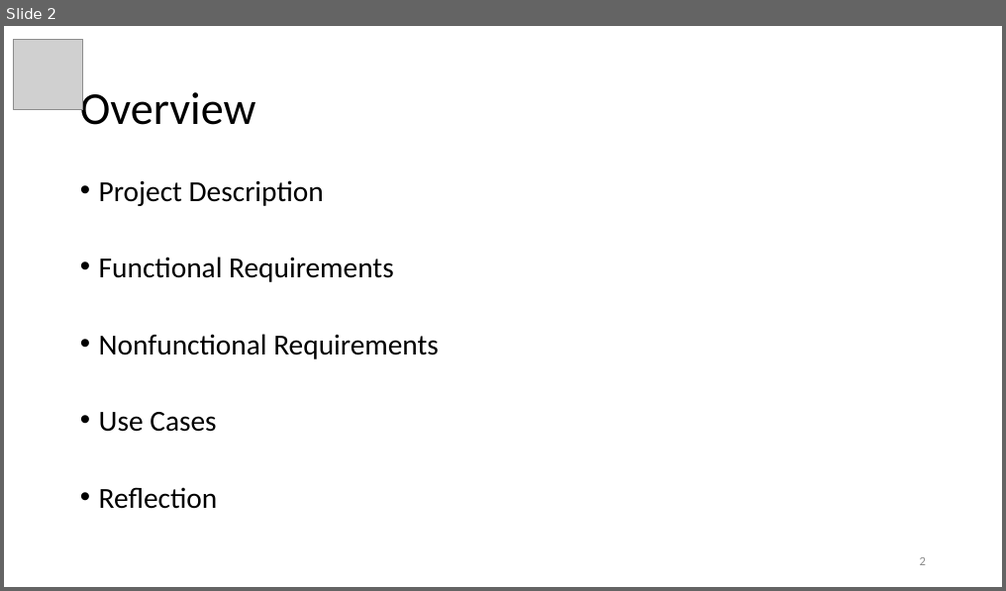
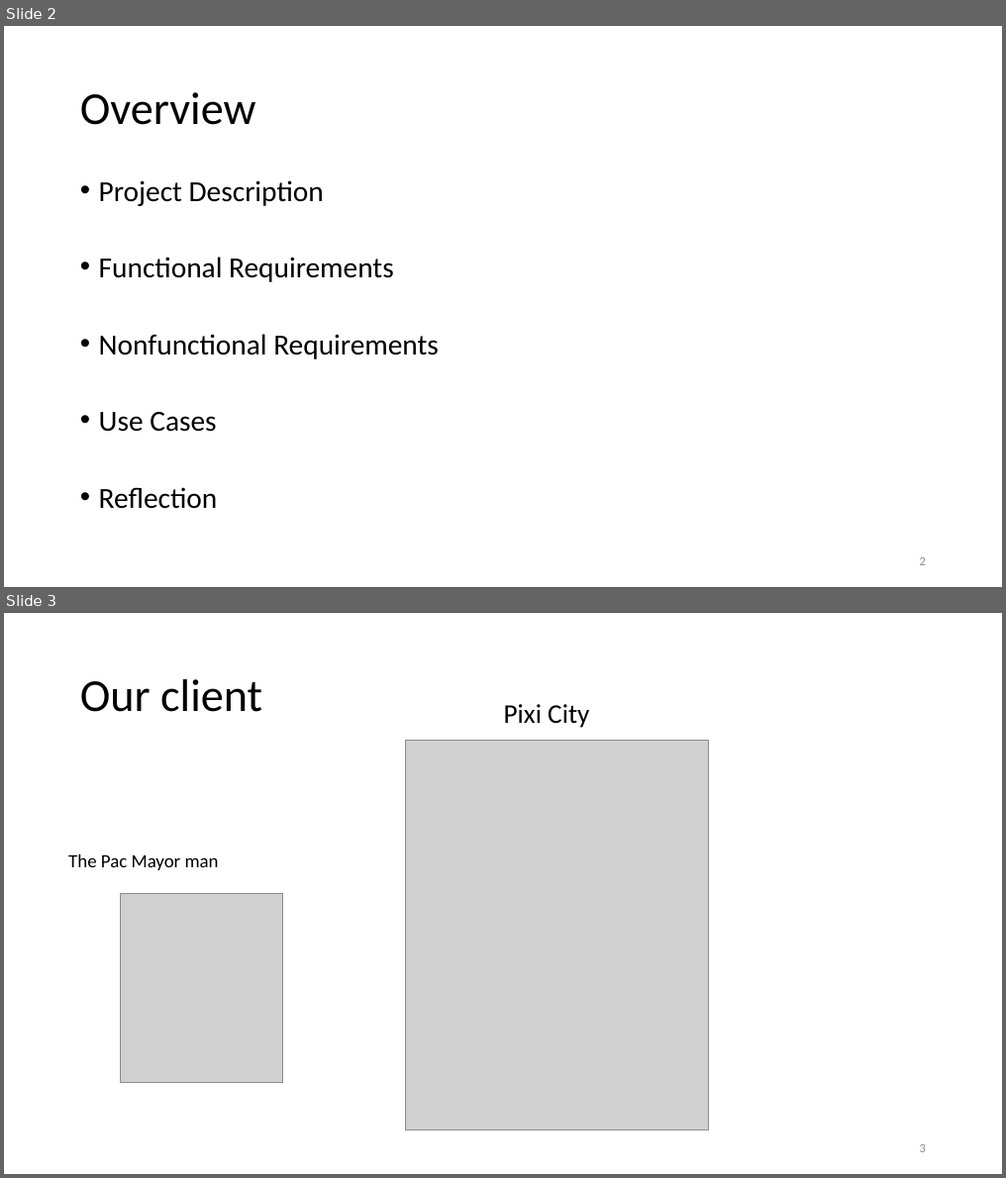
Before and after one commit to datduyng/networkflow.java, a slide deck: slides/increment01-requirement-analysis-document.pptx. Shown one above the other, each under a label of ours: slide 2 before the commit, slides 2 and 3 after it. The pictures are 1006x591 and 1006x1178 pixels, drawn with LibreOffice and Linux fonts; fonts in the diff are those of the drawing; grey boxes stand for pictures. Boxes give left, top, right and bottom in pixels: in the first picture for what was removed or moved away, otherwise in the second. Text is boxed around its words. In the diff, an @@ line names an element or a change of style, - is before the commit and + after.

```diff
--- a/slides/increment01-requirement-analysis-document.pptx
+++ b/slides/increment01-requirement-analysis-document.pptx
@@ slide 3 added at <box>4,613,1002,1174</box>, background #FFFFFF @@
@@ title added at <box>80,679,262,712</box>, 44 pt, text #000000 @@
+Our client
@@ text added at <box>504,704,589,728</box>, 26 pt, text #000000 @@
+Pixi City
@@ picture added at <box>406,741,709,1130</box> @@
@@ text added at <box>68,855,219,870</box>, 18 pt, text #000000 @@
+The Pac Mayor man
@@ picture added at <box>121,894,283,1083</box> @@
@@ page number added at <box>920,1145,926,1153</box>, 12 pt, text #8C8C8C @@
+3
@@ slide 2 changed as well @@
@@ picture removed at <box>13,40,83,110</box> @@
```
Also in this commit, not shown: 16 other slides changed, 1 other slide added, 2 other files.
